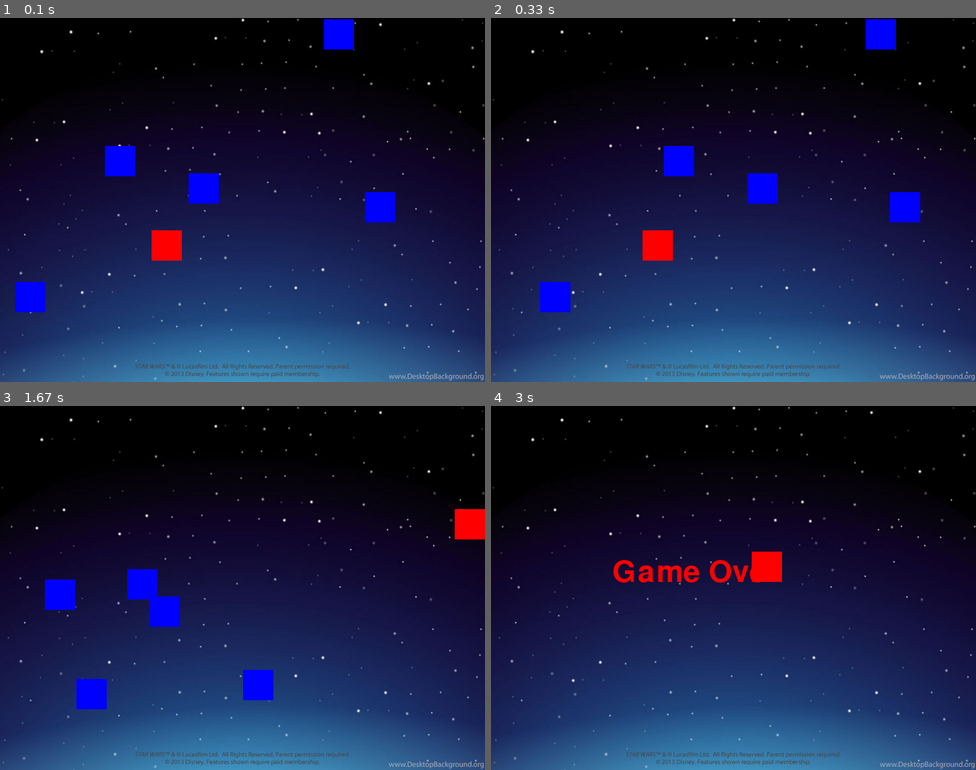
Above: before the commit, frames 1-4 (two rows, left to right).
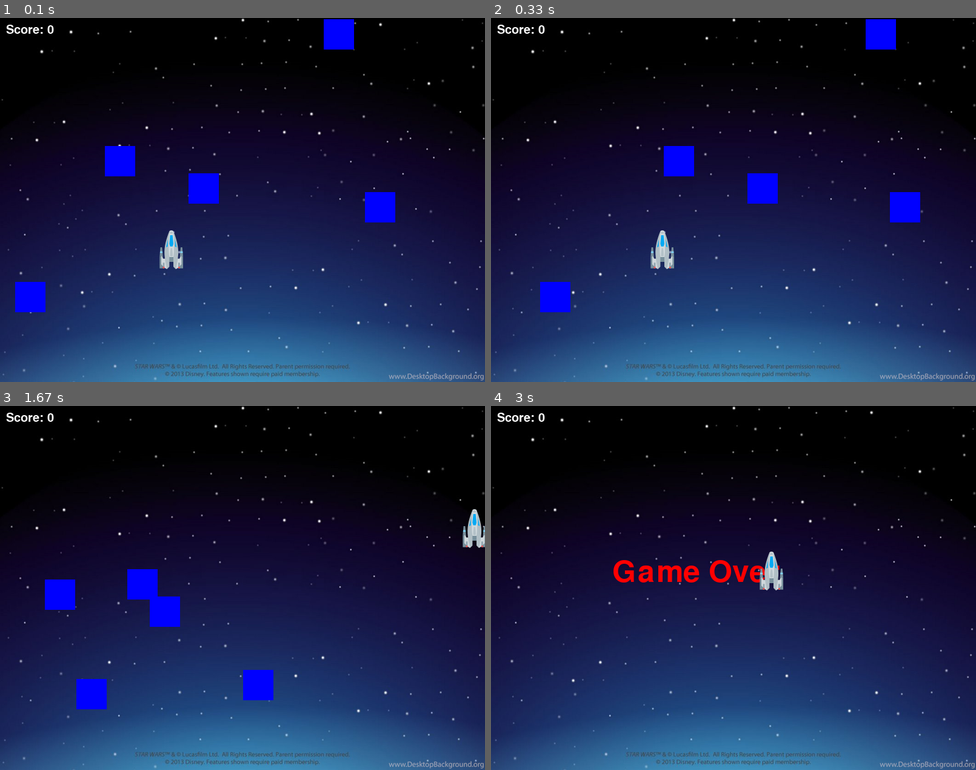
Above: after the commit, the same moments.

Repository: Gvantsie/test_pygame_f8
Game: pygame game, started from main.py
The game is run twice, just before and just after one commit, with the same random seed, the same clock (stepped at 60 frames per second) and the same inputs.
Inputs:
- Up to frame 1 (0.1 s): no input
- Up to frame 2 (0.33 s): no input
- Up to frame 3 (1.67 s): hold Right 0.33-0.8 s; hold Up 0.83-1.13 s; hold Right 1.17-1.63 s
- Up to frame 4 (3 s): hold Left 1.67-2.2 s; hold Down 2.23-2.53 s

The runs differ from the first frame. In frame 1, 0.7% of the frame differs, in the area x 1-38%, y 1-69%; in frame 2, 0.7%; in frame 3, 0.7%; in frame 4, 0.7%.

Commit message:
added player image

Diff:
--- a/main.py
+++ b/main.py
@@ -17,6 +17,7 @@
 window = pygame.display.set_mode((WINDOW_WIDTH, WINDOW_HEIGHT))
 pygame.display.set_caption("Test Pygame")
 background = pygame.image.load("back.png")
+player = pygame.image.load("player.png")
 
 
 class Enemy:
@@ -27,15 +28,18 @@
         self.y = randint(0, WINDOW_HEIGHT - self.height)
         self.color = choice([YELLOW, BLUE])
         self.speed = choice([2, 3, 4])
+        self.touch = False
 
     def move(self):
         self.x += self.speed
         if self.x > WINDOW_WIDTH:
             self.x = -self.width
             self.y = randint(0, WINDOW_HEIGHT - self.height)
+            self.touch = False
 
     def draw(self):
         pygame.draw.rect(window, self.color, (self.x, self.y, self.width, self.height))
+
 
 # მტრების შექმნა
 enemies = [Enemy() for _ in range(5)]
@@ -46,6 +50,8 @@
 player_x = 250
 player_y = 350
 player_speed = 5
+
+score = 0
 
 # თამაშის ციკლი
 running = True
@@ -83,15 +89,22 @@
                     and player_y < enemy.y + enemy.height and player_y + player_height > enemy.y:
                 if enemy.color == BLUE:
                     game_over = True
+                if enemy.color == YELLOW and not enemy.touch:
+                    score += 1
+                    enemy.touch = True
     else:
         # თამაშის წაგება
         font = pygame.font.Font(None, 74)
         text = font.render("Game Over", True, RED)
         window.blit(text, (200, 250))
 
+    # ქულის გამოჩენა
+    font = pygame.font.Font(None, 30)
+    text = font.render(f"Score: {score}", True, (255, 255, 255))
+    window.blit(text, (10, 10))
 
     # მოთამაშის გამოჩენა ეკრანზე
-    pygame.draw.rect(window, RED, (player_x, player_y, player_width, player_height))
+    window.blit(player, (player_x, player_y))
 
     # ეკრანის გნახლება
     pygame.display.update()
Binary file added: player.png
